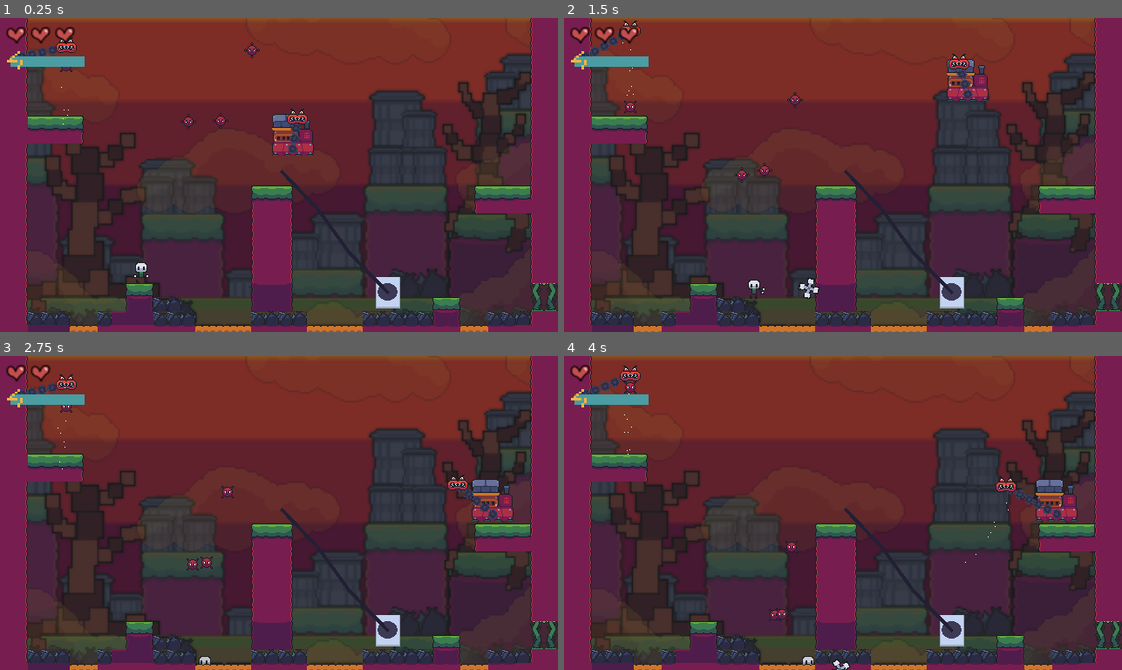
Above: before the commit, frames 1-4 (two rows, left to right).
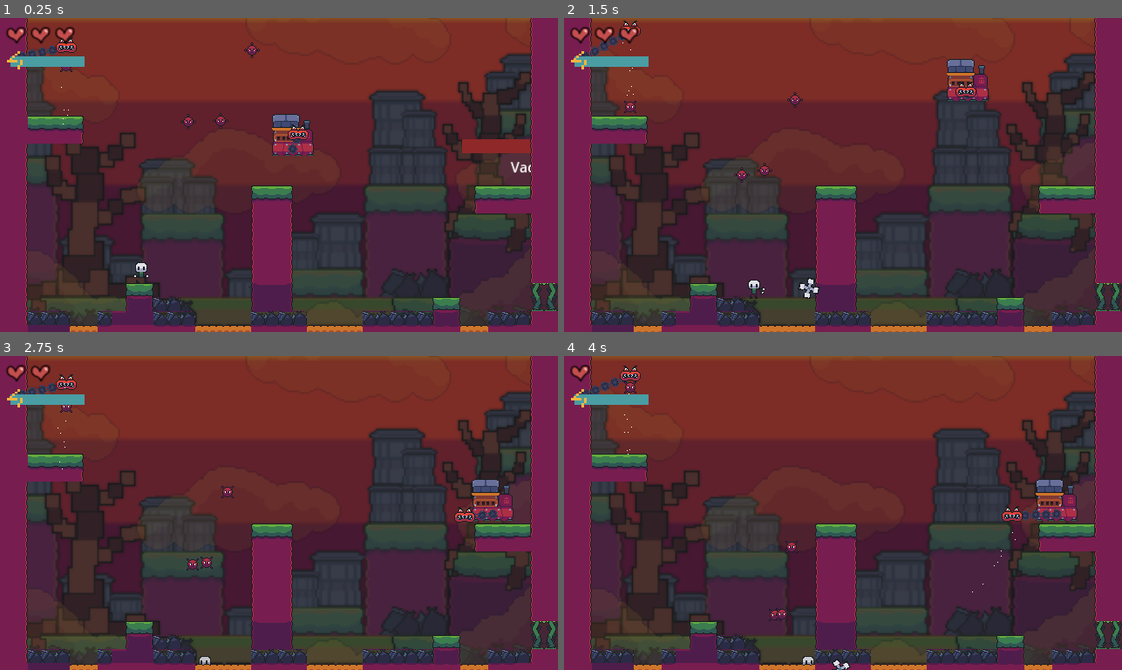
Above: after the commit, the same moments.

Repository: snootyjerk/Boss-Rush-Jam
Game: Godot game, scene res://main.tscn
Same seed, same stepped clock (60 frames per second), same inputs: the game is played once before the commit and once after it.
Inputs:
- Up to frame 1 (0.25 s): no input
- Up to frame 2 (1.5 s): hold Right (right) from 0.53 s (still down); tap Shift (throw) at 0.6, 1.35 s; tap Space (jump) at 0.77 s
- Up to frame 3 (2.75 s): tap Space (jump) at 1.52 s; release Right (right) at 2.03 s; hold Left (left) from 2.03 s (still down); tap Shift (throw) at 2.1 s
- Up to frame 4 (4 s): release Left (left) at 2.78 s; hold Right (right) from 2.78 s (still down); tap Shift (throw) at 2.85, 3.6 s; tap Space (jump) at 3.02, 3.77 s

The runs differ from the first frame. In frame 1, 1.5% of the frame differs, in the area x 50-96%, y 28-93%; in frame 2, 0.9%; in frame 3, 1.0%; in frame 4, 1.1%.

Commit message:
fix boss health, begin adding boss health bar

Diff:
--- a/Bosses/boss.gd
+++ b/Bosses/boss.gd
@@ -1,6 +1,7 @@
 extends Node2D
 class_name Boss
 
+signal death
 
 @export var _boss_death_scene: PackedScene
 
--- /dev/null
+++ b/Bosses/boss_health_bar.tscn
@@ -0,0 +1,28 @@
+[gd_scene load_steps=3 format=3 uid="uid://b7qi1smdrdoi7"]
+
+[sub_resource type="StyleBoxFlat" id="StyleBoxFlat_at6v5"]
+bg_color = Color(0.14, 0.14, 0.14, 1)
+
+[sub_resource type="StyleBoxFlat" id="StyleBoxFlat_ft065"]
+bg_color = Color(0.56, 0.1568, 0.1568, 1)
+
+[node name="HealthBar" type="VBoxContainer"]
+offset_top = 5.0
+offset_right = 638.0
+offset_bottom = 59.0
+size_flags_horizontal = 6
+size_flags_vertical = 6
+
+[node name="ProgressBar" type="ProgressBar" parent="."]
+custom_minimum_size = Vector2(250, 16)
+layout_mode = 2
+size_flags_horizontal = 4
+theme_override_styles/background = SubResource("StyleBoxFlat_at6v5")
+theme_override_styles/fill = SubResource("StyleBoxFlat_ft065")
+value = 100.0
+show_percentage = false
+
+[node name="Label" type="Label" parent="."]
+layout_mode = 2
+size_flags_horizontal = 4
+text = "Vac the Destroyer"
--- a/Bosses/boss_test.tscn
+++ b/Bosses/boss_test.tscn
@@ -10,7 +10,13 @@
 [ext_resource type="Script" path="res://Bosses/head_character_2d.gd" id="4_ty75v"]
 
 [sub_resource type="RectangleShape2D" id="RectangleShape2D_iq4wm"]
-size = Vector2(20, 14.5)
+size = Vector2(22, 16)
+
+[sub_resource type="StyleBoxFlat" id="StyleBoxFlat_at6v5"]
+bg_color = Color(0.14, 0.14, 0.14, 1)
+
+[sub_resource type="StyleBoxFlat" id="StyleBoxFlat_ft065"]
+bg_color = Color(0.56, 0.1568, 0.1568, 1)
 
 [node name="BossTest" type="Node2D"]
 script = ExtResource("1_dodtl")
@@ -33,24 +39,46 @@
 _tethered_node = NodePath("../HeadCharacter2D")
 
 [node name="StaticBossHitbox" parent="." instance=ExtResource("4_6et36")]
+collision_mask = 0
 
 [node name="CollisionShape2D" parent="StaticBossHitbox" index="0"]
 position = Vector2(-0.25, 5.25)
 
 [node name="HeadCharacter2D" type="CharacterBody2D" parent="."]
-position = Vector2(0, 1)
 collision_layer = 96
-collision_mask = 32
-motion_mode = 1
+collision_mask = 0
+platform_on_leave = 2
 script = ExtResource("4_ty75v")
+_hp = 16
 
 [node name="HeadSprite" type="Sprite2D" parent="HeadCharacter2D"]
 texture_filter = 1
 texture = ExtResource("2_6jmnq")
 
 [node name="CollisionShape2D" type="CollisionShape2D" parent="HeadCharacter2D"]
-position = Vector2(0, -2.25)
+position = Vector2(0, -3)
 shape = SubResource("RectangleShape2D_iq4wm")
+
+[node name="HealthBar" type="VBoxContainer" parent="."]
+offset_top = 5.0
+offset_right = 638.0
+offset_bottom = 59.0
+size_flags_horizontal = 6
+size_flags_vertical = 6
+
+[node name="ProgressBar" type="ProgressBar" parent="HealthBar"]
+custom_minimum_size = Vector2(250, 16)
+layout_mode = 2
+size_flags_horizontal = 4
+theme_override_styles/background = SubResource("StyleBoxFlat_at6v5")
+theme_override_styles/fill = SubResource("StyleBoxFlat_ft065")
+value = 100.0
+show_percentage = false
+
+[node name="Label" type="Label" parent="HealthBar"]
+layout_mode = 2
+size_flags_horizontal = 4
+text = "Vac the Destroyer"
 
 [connection signal="death" from="HeadCharacter2D" to="." method="_boss_defeated_hook"]
 
--- a/Bosses/boss_vacuum.gd
+++ b/Bosses/boss_vacuum.gd
@@ -16,6 +16,13 @@
 var _jump_process = 0.0
 var _action_timer_max = 3
 var _action_timer = _action_timer_max
+
+
+func _ready() -> void:
+	_head.death.connect(func():
+		death.emit()
+	)
+
 
 func _process(delta: float) -> void:
 	if _jumping == true:
@@ -39,8 +46,7 @@
 		if _action_timer <= 0:
 			_action_timer = _action_timer_max
 			_jumping = true
-func _boss_defeated_hook():
-	_head.on_boss_defeated()
+
 
 func _jump_movement(endpoint: Vector2):
 	var jump_arc_point = Vector2((endpoint.x-_jump_starting_point.x) *.5 +_jump_starting_point.x,max(endpoint.y,_jump_starting_point.y)+_jump_arc_height)
--- a/Bosses/head_character_2d.gd
+++ b/Bosses/head_character_2d.gd
@@ -85,7 +85,7 @@
 	move_and_slide()
 
 
-func on_boss_defeated():
+func _boss_defeated():
 	var dead_head = _boss_death_head.instantiate()
 	Main.node.current_level.add_child(dead_head)
 	dead_head.global_position = global_position
@@ -98,10 +98,12 @@
 	else:
 		return false
 
+
 func _start_recovery(time: int):
 	_target_direction = global_position.direction_to(_tether_point)
 	_update_state(_states.RECOVER)
 	_recover_timer = time
+
 
 func _update_state(new_state):
 	_prev_state = _current_state
@@ -109,6 +111,7 @@
 	if _prev_state == _states.SUCTION:
 		_attack.queue_free()
 		_attack = null
+
 
 func _start_suction():
 	_attack = _suction_attack.instantiate()
@@ -119,6 +122,7 @@
 	_attack._suction_complete.connect(callable)
 	Main.node.current_level.add_child(_attack)
 	_update_state(_states.SUCTION)
+
 
 func _get_player_quadrant() -> Vector2:
 	var result: Vector2
@@ -132,7 +136,10 @@
 		result += Vector2(0,-1)
 	return result
 
+
 func take_damage():
+	print("OUCH")
 	_hp -= 1
 	if _hp <= 0:
+		_boss_defeated()
 		death.emit()
--- a/Levels/level_test.tscn
+++ b/Levels/level_test.tscn
@@ -1,11 +1,9 @@
-[gd_scene load_steps=15 format=3 uid="uid://dff4s57byf83y"]
+[gd_scene load_steps=12 format=3 uid="uid://dff4s57byf83y"]
 
 [ext_resource type="Script" path="res://level.gd" id="1_cta5x"]
 [ext_resource type="Texture2D" uid="uid://djv0wop88b75l" path="res://Sprite Sheets/bg_vacuum.png" id="2_phtop"]
 [ext_resource type="PackedScene" uid="uid://78ali1yoytib" path="res://Player/player.tscn" id="2_y52ef"]
 [ext_resource type="AudioStream" uid="uid://dxj8wkhwibvri" path="res://Music/boss 1.ogg" id="3_6fsmp"]
-[ext_resource type="PackedScene" uid="uid://blroordjt6oi6" path="res://outlet.tscn" id="3_y0dj3"]
-[ext_resource type="PackedScene" uid="uid://dirybipb62lpw" path="res://cable_segment.tscn" id="4_0tdf5"]
 [ext_resource type="PackedScene" uid="uid://dn6303lg03qwh" path="res://Bosses/boss_test.tscn" id="4_ttgys"]
 [ext_resource type="TileSet" uid="uid://7iu1neo0872o" path="res://Tile Sets/vacuum_boss_tileset.tres" id="8_1ms8r"]
 [ext_resource type="PackedScene" uid="uid://q5fpykt0bb1v" path="res://Enemies/Spike/enemy_spike.tscn" id="9_lm43w"]
@@ -14,11 +12,10 @@
 [ext_resource type="PackedScene" uid="uid://cscc0uil6ps2p" path="res://Enemies/Spike/enemy_spike_death.tscn" id="12_7tw4s"]
 [ext_resource type="PackedScene" uid="uid://pky0u0xtgc6h" path="res://next_level_trigger.tscn" id="13_03rqp"]
 
-[sub_resource type="RectangleShape2D" id="RectangleShape2D_jtchg"]
-
-[node name="Level Vacuum" type="Node2D"]
+[node name="Level Vacuum" type="Node2D" node_paths=PackedStringArray("_boss")]
 script = ExtResource("1_cta5x")
 _next_level_name = "test2"
+_boss = NodePath("VacuumBoss")
 
 [node name="BackgroundSprite" type="Sprite2D" parent="."]
 self_modulate = Color(0.572549, 0.572549, 0.572549, 0.87451)
@@ -30,48 +27,6 @@
 volume_db = -16.0
 autoplay = true
 parameters/looping = true
-
-[node name="Outlet" parent="." instance=ExtResource("3_y0dj3")]
-position = Vector2(445, 315)
-
-[node name="PinJoint2D2" type="PinJoint2D" parent="Outlet/Plug" index="3"]
-node_a = NodePath("../Body")
-node_b = NodePath("../CableSegment")
-
-[node name="CableSegment" parent="Outlet/Plug" index="4" instance=ExtResource("4_0tdf5")]
-rotation = 2.37296
-
-[node name="PinJoint2D3" type="PinJoint2D" parent="Outlet/Plug" index="5"]
-position = Vector2(-42, -43)
-node_a = NodePath("../CableSegment")
-node_b = NodePath("../CableSegment2")
-
-[node name="CableSegment2" parent="Outlet/Plug" index="6" instance=ExtResource("4_0tdf5")]
-position = Vector2(-43, -44)
-rotation = 2.51538
-
-[node name="PinJoint2D4" type="PinJoint2D" parent="Outlet/Plug" index="7"]
-position = Vector2(-78, -93)
-node_a = NodePath("../CableSegment2")
-node_b = NodePath("../CableSegment3")
-
-[node name="CableSegment3" parent="Outlet/Plug" index="8" instance=ExtResource("4_0tdf5")]
-position = Vector2(-79, -94)
-rotation = 2.38045
-
-[node name="PinJoint2D5" type="PinJoint2D" parent="Outlet/Plug" index="9"]
-position = Vector2(-124, -132)
-node_a = NodePath("../CableSegment3")
-node_b = NodePath("../Anchor")
-softness = 4.07
-
-[node name="Anchor" type="StaticBody2D" parent="Outlet/Plug" index="10"]
-position = Vector2(-236, -264)
-collision_layer = 2147483648
-collision_mask = 0
-
-[node name="CollisionShape2D" type="CollisionShape2D" parent="Outlet/Plug/Anchor"]
-shape = SubResource("RectangleShape2D_jtchg")
 
 [node name="VacuumBoss" parent="." instance=ExtResource("4_ttgys")]
 position = Vector2(312, 168)
@@ -112,9 +67,10 @@
 [node name="NextLevelTrigger" parent="." instance=ExtResource("13_03rqp")]
 position = Vector2(645, 320)
 
+[node name="BossJumpPoint1" type="Node2D" parent="."]
+position = Vector2(567, 144)
+
 [connection signal="boss_defeated" from="." to="VacuumBoss" method="_on_level_boss_defeated"]
-[connection signal="unplugged" from="Outlet" to="." method="_on_outlet_unplugged"]
 
-[editable path="Outlet"]
 [editable path="VacuumBoss"]
 [editable path="VacuumBoss/StaticBossHitbox"]
--- a/Player/fan_projectile.gd
+++ b/Player/fan_projectile.gd
@@ -62,9 +62,10 @@
 
 
 func _on_damage_area_body_entered(body: Node2D) -> void:
+	print(body.name)
 	if body.has_method("take_damage"):
 		body.take_damage()
-		_state = States.RECALL
+		#_state = States.RECALL
 
 
 
--- a/Player/fan_projectile.tscn
+++ b/Player/fan_projectile.tscn
@@ -86,7 +86,7 @@
 
 [node name="DamageArea" type="Area2D" parent="."]
 collision_layer = 0
-collision_mask = 65
+collision_mask = 64
 
 [node name="CollisionShape2D" type="CollisionShape2D" parent="DamageArea"]
 shape = SubResource("RectangleShape2D_0smpe")
--- a/Player/player_controller.gd
+++ b/Player/player_controller.gd
@@ -106,8 +106,8 @@
 	_was_on_floor = is_on_floor()
 	velocity += _added_velocity
 	move_and_slide()
-	if _added_velocity != Vector2(0,0):
-			print(_added_velocity)
+	#if _added_velocity != Vector2(0,0):
+			#print(_added_velocity)
 	_added_velocity = Vector2(0,0)
 	_animation()
 
--- a/level.gd
+++ b/level.gd
@@ -6,6 +6,7 @@
 const LEVEL_DIR: String = "res://Levels/level_"
 
 @export var _next_level_name: String
+@export var _boss: Boss
 
 @onready var boss_music: AudioStreamPlayer = $BossMusic
 @onready var exit_blocking_tile_map: TileMap = $ExitBlockingTileMap
@@ -27,6 +28,14 @@
 			exit_blocking_tile_map.clear()
 
 
+func _ready() -> void:
+	_boss.death.connect(_on_boss_death)
+
+
+func _on_boss_death():
+	is_boss_defeated = true
+
+
 # make invisible for level transition
 func _exit_tree():
 	visible = false
Not shown: 1 places in Bosses/boss_test.tscn that only renumber resources
